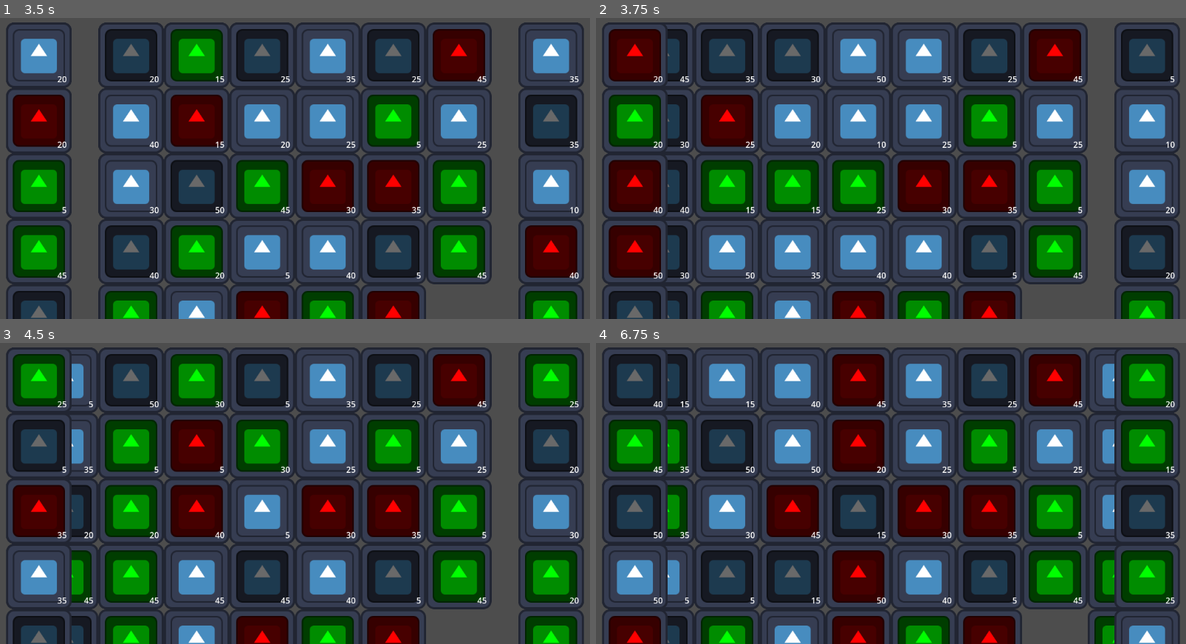
Above: before the commit, frames 1-4 (two rows, left to right).
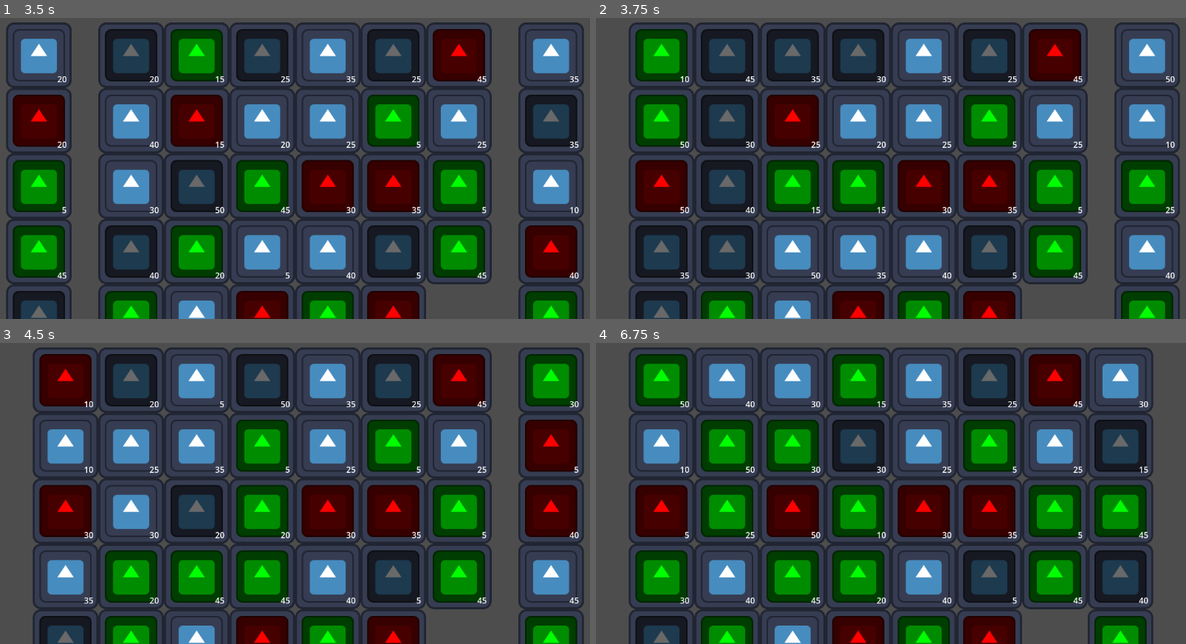
Above: after the commit, the same moments.

Repository: craigmjohnston/ld55
Game: Godot game, scene res://node_2d.tscn
The game is run twice, just before and just after one commit, with the same random seed, the same clock (stepped at 60 frames per second) and the same inputs. The engine's default icon, where the game draws it, is replaced by a stand-in: a white triangle on a blue panel in a dark square.
Inputs:
- Up to frame 1 (3.5 s): tap Enter at 0.5, 2 s; hold Right (right_upnext) 0.53-1.28 s; hold Space (new_tile) 0.53-1.28 s; hold Left (left_upnext) 1.28-2.03 s; tap Space (new_tile) at 1.35, 2.85 s; hold Right (right_upnext) 2.03-2.78 s; hold Space (new_tile) 2.03-2.78 s; hold Down (bottom_upnext) from 2.78 s (still down)
- Up to frame 2 (3.75 s): tap Enter at 3.5 s; release Down (bottom_upnext) at 3.53 s; hold Left (left_upnext) from 3.53 s (still down); hold Space (new_tile) from 3.53 s (still down)
- Up to frame 3 (4.5 s): keep holding Left (left_upnext); release Space (new_tile) at 4.28 s; tap Space (new_tile) at 4.35 s
- Up to frame 4 (6.75 s): hold Space (new_tile) 5.03-5.78 s; release Left (left_upnext) at 5.78 s; hold Right (right_upnext) 5.78-6.53 s; tap Space (new_tile) at 5.85 s; hold Down (bottom_upnext) from 6.53 s (still down); hold Space (new_tile) from 6.53 s (still down)

Frame 1 is identical in both runs. In frame 2, 21% of the frame differs, in the area x 1-99%, y 1-100%; in frame 3, 25%; in frame 4, 33%.
Error in both runs: Out of bounds get index '0' (on base: 'Array') (res://Board.gd:111)

Commit message:
Calculate the score for the board every turn
Closes LD55-7

Diff:
--- a/Board.gd
+++ b/Board.gd
@@ -112,3 +112,76 @@
 		if tiles[index][y] == null: continue
 		out[y] = tiles[index][y]
 	return out
+
+func build_offset_array():
+	var out: Array = []
+	out.resize(max_dimensions.x)
+	for x in max_dimensions.x:
+		var x_off = x - max_dimensions.x/2
+		out[x] = []
+		out[x].resize(max_dimensions.y)
+		for y in max_dimensions.y:
+			var y_off = y - max_dimensions.y/2
+			out[x][y] = tiles[x_off][y_off]
+	return out
+
+func calculate_score():
+	var arr = build_offset_array()
+	var connected = find_connected(arr)
+	var valid = []
+	for run in connected:
+		if run.size() >= 3:
+			valid.append(run)
+	var score = 0
+	for run in valid:
+		for pos in run:
+			score += arr[pos.x][pos.y].value
+	return score
+
+func find_connected(arr: Array):
+	var out = []
+	var visited: Array = []
+	visited.resize(max_dimensions.x)
+	for x in max_dimensions.x:
+		visited[x] = []
+		visited[x].resize(max_dimensions.y)
+	for x in max_dimensions.x:
+		for y in max_dimensions.y:
+			if arr[x][y] == null:
+				visited[x][y] = true
+				continue
+			if visited[x][y]: continue
+			var component = flood_fill(arr, visited, Vector2i(x, y))
+			if component.size() > 0:
+				out.append(component)
+			for pos in component:
+				visited[pos.x][pos.y] = true
+	return out
+
+func flood_fill(arr: Array, visited: Array, start: Vector2i):
+	var stack = [start]
+	var component = []
+	var directions = [Vector2i(0, 1), Vector2i(1, 0), Vector2i(0, -1), Vector2i(-1, 0)] # right, down, left, up
+
+	while stack.size() > 0:
+		var pos = stack.pop_back()
+		if visited[pos.x][pos.y]:
+			continue
+
+		visited[pos.x][pos.y] = true
+		component.append(pos)
+
+		for offset in directions:
+			var other = pos + offset
+			if is_valid_pos(arr, other, arr[pos.x][pos.y].suit):
+				stack.push_back(other)
+
+	return component
+
+func is_valid_pos(arr: Array, pos: Vector2i, suit: TileStats.SUIT):
+	return (pos.x >= 0 &&
+		pos.y >= 0 &&
+		pos.x < max_dimensions.x &&
+		pos.y < max_dimensions.y &&
+		arr[pos.x][pos.y] != null &&
+		arr[pos.x][pos.y].suit == suit)
--- a/Game Manager.gd
+++ b/Game Manager.gd
@@ -44,6 +44,12 @@
 	# generate the main board
 	var tiles = generate_tiles(4, 4)
 	board.set_tiles(tiles)
+
+	upnext_left.max_dimensions = Vector2i(1, board.max_dimensions.y)
+	upnext_right.max_dimensions = Vector2i(1, board.max_dimensions.y)
+	upnext_top.max_dimensions = Vector2i(board.max_dimensions.x, 1)
+	upnext_bottom.max_dimensions = Vector2i(board.max_dimensions.x, 1)
+
 	start_turn()
 
 func start_turn():
@@ -82,8 +88,6 @@
 		upnext_bottom.set_tiles(tiles)
 
 func end_turn():
-
-
 	if upnext_left.enabled && board.is_full(Board.SIDE.LEFT):
 		upnext_left.disable()
 	if upnext_right.enabled && board.is_full(Board.SIDE.RIGHT):
@@ -92,6 +96,9 @@
 		upnext_top.disable()
 	if upnext_bottom.enabled && board.is_full(Board.SIDE.BOTTOM):
 		upnext_bottom.disable()
+
+	var score = board.calculate_score()
+	print_debug("score: ", score)
 
 	start_turn()
 
--- a/node_2d.tscn
+++ b/node_2d.tscn
@@ -15,7 +15,7 @@
 position = Vector2(64, 64)
 script = ExtResource("3_7wchs")
 tile_scn = ExtResource("1_msytn")
-max_dimensions = Vector2i(10, 10)
+max_dimensions = Vector2i(8, 8)
 tile_size = Vector2(128, 128)
 
 [node name="UpNextLeft" type="Node2D" parent="Game Manager"]
